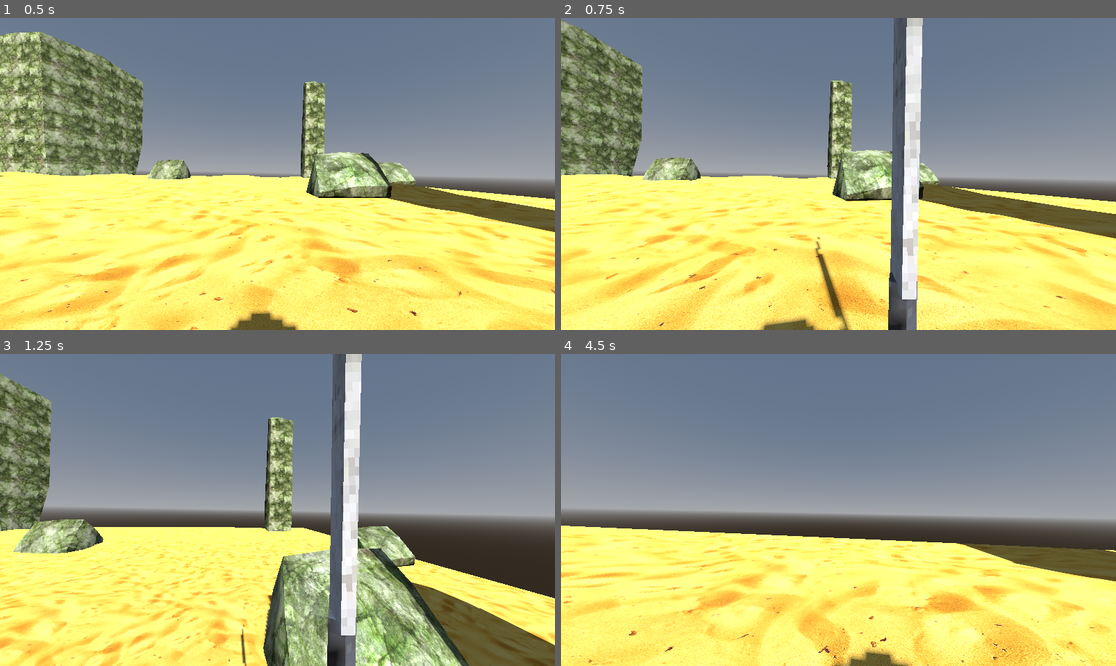
Above: before the commit, frames 1-4 (two rows, left to right).
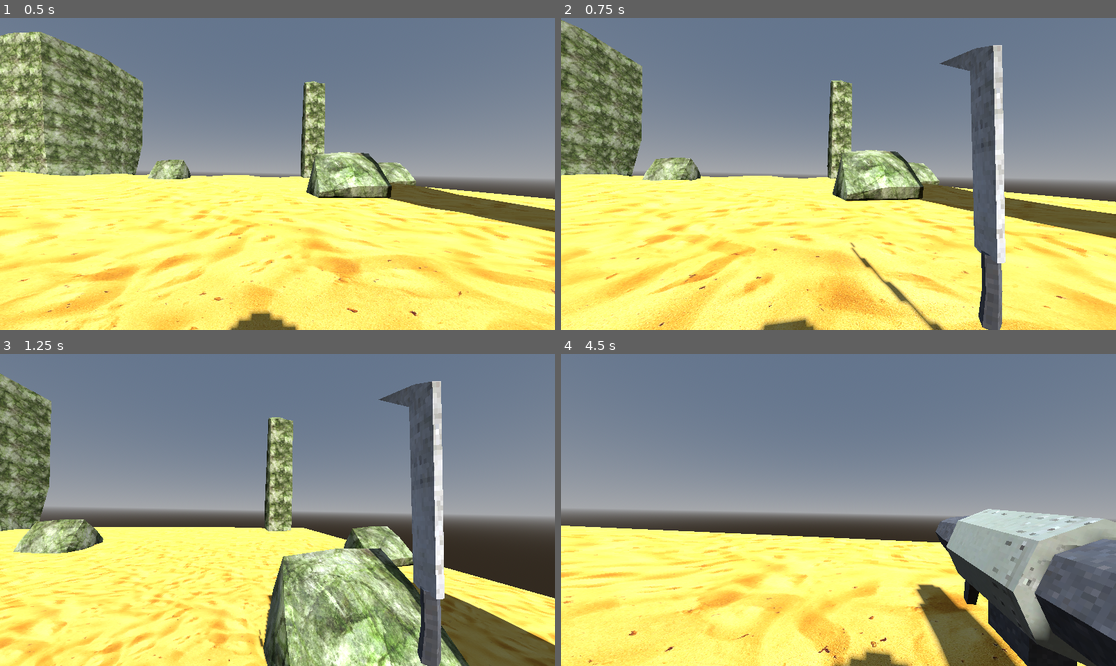
Above: after the commit, the same moments.

Repository: alxanderapollo/FPS_course
Game: Godot game, scene res://world.tscn
Same seed, same stepped clock (60 frames per second), same inputs: the game is played once before the commit and once after it.
Inputs (mouse positions are in pixels of both pictures, inside the frame that each line leads up to):
- Up to frame 1 (0.5 s): no input
- Up to frame 2 (0.75 s): tap Enter at 0.5 s; move the mouse to (866, 174) at 0.52 s; hold W (move_forward) from 0.53 s (still down); tap 1 at 0.6 s
- Up to frame 3 (1.25 s): keep holding W (move_forward); tap Space (jump) at 0.77 s
- Up to frame 4 (4.5 s): keep holding W (move_forward); move the mouse to (810, 510) at 1.27 s; tap 2 at 1.35 s; tap Space (jump) at 1.52, 3.02, 3.77 s; move the mouse to (849, 503) at 2.02 s; tap 3 at 2.1 s; move the mouse to (832, 516) at 2.77 s; tap 4 at 2.85 s; move the mouse to (877, 513) at 3.52 s; tap 5 at 3.6 s; move the mouse to (794, 506) at 4.27 s; tap 6 at 4.35 s

Frame 1 is identical in both runs. In frame 2, 11% of the frame differs, in the area x 45-81%, y 0-100%; in frame 3, 10%; in frame 4, 15%, in the area x 63-100%, y 49-100%.

Commit message:
missing the shotgun animation and then we're done with animations

Diff:
--- a/characters/player/player.tscn
+++ b/characters/player/player.tscn
@@ -14,9 +14,35 @@
 
 [sub_resource type="CapsuleMesh" id="CapsuleMesh_508ok"]
 
+[sub_resource type="Animation" id="Animation_x5dtk"]
+length = 0.001
+tracks/0/type = "value"
+tracks/0/imported = false
+tracks/0/enabled = true
+tracks/0/path = NodePath(".:position")
+tracks/0/interp = 1
+tracks/0/loop_wrap = true
+tracks/0/keys = {
+"times": PackedFloat32Array(0),
+"transitions": PackedFloat32Array(1),
+"update": 0,
+"values": [Vector3(0.6272116, -0.46467185, -0.28525758)]
+}
+tracks/1/type = "value"
+tracks/1/imported = false
+tracks/1/enabled = true
+tracks/1/path = NodePath(".:quaternion")
+tracks/1/interp = 1
+tracks/1/loop_wrap = true
+tracks/1/keys = {
+"times": PackedFloat32Array(0),
+"transitions": PackedFloat32Array(1),
+"update": 0,
+"values": [Quaternion(1.1292256e-08, -0.015072032, -0.10025068, 0.994848)]
+}
+
 [sub_resource type="Animation" id="Animation_rpf03"]
 resource_name = "attack"
-length = 0.5
 tracks/0/type = "value"
 tracks/0/imported = false
 tracks/0/enabled = true
@@ -24,10 +50,10 @@
 tracks/0/interp = 2
 tracks/0/loop_wrap = true
 tracks/0/keys = {
-"times": PackedFloat32Array(0, 0.13333334, 0.2, 0.4),
+"times": PackedFloat32Array(0, 0.07110337, 0.12084706, 0.19956993),
 "transitions": PackedFloat32Array(1, 1, 1, 1),
 "update": 0,
-"values": [Vector3(0, 0, 0), Vector3(0, 1.7250209, 0), Vector3(-0.9715404, -0.6768322, 0), Vector3(0, 0, 0)]
+"values": [Vector3(0.6272116, -0.46467185, -0.28525758), Vector3(0.6272116, 0.27104998, -0.39586866), Vector3(0.6272116, -0.39068514, -0.29638147), Vector3(0.6272116, -0.46467185, -0.28525758)]
 }
 tracks/1/type = "value"
 tracks/1/imported = false
@@ -36,61 +62,18 @@
 tracks/1/interp = 2
 tracks/1/loop_wrap = true
 tracks/1/keys = {
-"times": PackedFloat32Array(0, 0.1333, 0.20003332, 0.4),
+"times": PackedFloat32Array(0, 0.07110337, 0.12084706, 0.19942658),
 "transitions": PackedFloat32Array(1, 1, 1, 1),
 "update": 0,
-"values": [Quaternion(0, 0, 0, 1), Quaternion(-0.073485196, -0.15808712, -0.4111811, 0.8947282), Quaternion(-0.44638672, 0.13366124, -0.30914032, 0.8290391), Quaternion(0, 0, 0, 1)]
-}
-
-[sub_resource type="Animation" id="Animation_x5dtk"]
-length = 0.001
-tracks/0/type = "value"
-tracks/0/imported = false
-tracks/0/enabled = true
-tracks/0/path = NodePath(".:position")
-tracks/0/interp = 1
-tracks/0/loop_wrap = true
-tracks/0/keys = {
-"times": PackedFloat32Array(0),
-"transitions": PackedFloat32Array(1),
-"update": 0,
-"values": [Vector3(0, 0, 0)]
-}
-tracks/1/type = "value"
-tracks/1/imported = false
-tracks/1/enabled = true
-tracks/1/path = NodePath(".:quaternion")
-tracks/1/interp = 1
-tracks/1/loop_wrap = true
-tracks/1/keys = {
-"times": PackedFloat32Array(0),
-"transitions": PackedFloat32Array(1),
-"update": 0,
-"values": [Quaternion(0, 0, 0, 1)]
-}
-
-[sub_resource type="AnimationLibrary" id="AnimationLibrary_x5dtk"]
+"values": [Quaternion(1.1292256e-08, -0.015072032, -0.10025068, 0.994848), Quaternion(1.8425773e-08, -0.06170542, -0.41042984, 0.9098021), Quaternion(-0.6801831, -0.16549915, -0.119017944, 0.7041276), Quaternion(1.1292256e-08, -0.015072032, -0.10025068, 0.994848)]
+}
+
+[sub_resource type="AnimationLibrary" id="AnimationLibrary_3t07l"]
 _data = {
 &"RESET": SubResource("Animation_x5dtk"),
 &"attack": SubResource("Animation_rpf03")
 }
 
-[sub_resource type="Animation" id="Animation_3t07l"]
-resource_name = "attack_machineGun"
-length = 0.08
-tracks/0/type = "value"
-tracks/0/imported = false
-tracks/0/enabled = true
-tracks/0/path = NodePath(".:position")
-tracks/0/interp = 2
-tracks/0/loop_wrap = true
-tracks/0/keys = {
-"times": PackedFloat32Array(0, 0.050117187),
-"transitions": PackedFloat32Array(1, 1),
-"update": 0,
-"values": [Vector3(0, 0, 0), Vector3(0, 0, 0.4466201)]
-}
-
 [sub_resource type="Animation" id="Animation_on558"]
 length = 0.001
 tracks/0/type = "value"
@@ -104,39 +87,52 @@
 "transitions": PackedFloat32Array(1),
 "update": 0,
 "values": [Vector3(0, 0, 0)]
+}
+tracks/1/type = "value"
+tracks/1/imported = false
+tracks/1/enabled = true
+tracks/1/path = NodePath(".:quaternion")
+tracks/1/interp = 1
+tracks/1/loop_wrap = true
+tracks/1/keys = {
+"times": PackedFloat32Array(0),
+"transitions": PackedFloat32Array(1),
+"update": 0,
+"values": [Quaternion(0, 0, 0, 1)]
+}
+
+[sub_resource type="Animation" id="Animation_3t07l"]
+resource_name = "attack"
+length = 0.6
+tracks/0/type = "value"
+tracks/0/imported = false
+tracks/0/enabled = true
+tracks/0/path = NodePath(".:position")
+tracks/0/interp = 1
+tracks/0/loop_wrap = true
+tracks/0/keys = {
+"times": PackedFloat32Array(0, 0.10028535),
+"transitions": PackedFloat32Array(1, 1),
+"update": 0,
+"values": [Vector3(0, 0, 0), Vector3(0.0037829876, 0.023371696, 0.21853185)]
+}
+tracks/1/type = "value"
+tracks/1/imported = false
+tracks/1/enabled = true
+tracks/1/path = NodePath(".:quaternion")
+tracks/1/interp = 1
+tracks/1/loop_wrap = true
+tracks/1/keys = {
+"times": PackedFloat32Array(0, 0.10028535),
+"transitions": PackedFloat32Array(1, 1),
+"update": 0,
+"values": [Quaternion(0, 0, 0, 1), Quaternion(0, 1.0339758e-25, 3.4924597e-10, 1)]
 }
 
 [sub_resource type="AnimationLibrary" id="AnimationLibrary_gqopd"]
 _data = {
 &"RESET": SubResource("Animation_on558"),
-&"attack_machineGun": SubResource("Animation_3t07l")
-}
-
-[sub_resource type="Animation" id="Animation_icpky"]
-resource_name = "shotgun_attack"
-tracks/0/type = "value"
-tracks/0/imported = false
-tracks/0/enabled = true
-tracks/0/path = NodePath("Shotgun:position")
-tracks/0/interp = 2
-tracks/0/loop_wrap = true
-tracks/0/keys = {
-"times": PackedFloat32Array(0, 0.1),
-"transitions": PackedFloat32Array(1, 1),
-"update": 0,
-"values": [Vector3(-0.05969876, -0.007722497, 4.045519), Vector3(-0.05969876, -0.007722497, 6.926503)]
-}
-tracks/1/type = "value"
-tracks/1/imported = false
-tracks/1/enabled = true
-tracks/1/path = NodePath("Shotgun:quaternion")
-tracks/1/interp = 1
-tracks/1/loop_wrap = true
-tracks/1/keys = {
-"times": PackedFloat32Array(0, 0.1),
-"transitions": PackedFloat32Array(1, 1),
-"update": 0,
-"values": [Quaternion(-1.672648e-10, 0, 0, 1), Quaternion(-1.672648e-10, 0, 0, 1)]
+&"attack": SubResource("Animation_3t07l")
 }
 
 [sub_resource type="Animation" id="Animation_58jvb"]
@@ -167,10 +163,98 @@
 "values": [Quaternion(-1.672648e-10, 0, 0, 1)]
 }
 
+[sub_resource type="Animation" id="Animation_icpky"]
+resource_name = "attack"
+tracks/0/type = "value"
+tracks/0/imported = false
+tracks/0/enabled = true
+tracks/0/path = NodePath("Shotgun:position")
+tracks/0/interp = 2
+tracks/0/loop_wrap = true
+tracks/0/keys = {
+"times": PackedFloat32Array(0, 0.1),
+"transitions": PackedFloat32Array(1, 1),
+"update": 0,
+"values": [Vector3(-0.05969876, -0.007722497, 4.045519), Vector3(-0.05969876, -0.007722497, 6.926503)]
+}
+tracks/1/type = "value"
+tracks/1/imported = false
+tracks/1/enabled = true
+tracks/1/path = NodePath("Shotgun:quaternion")
+tracks/1/interp = 1
+tracks/1/loop_wrap = true
+tracks/1/keys = {
+"times": PackedFloat32Array(0, 0.1),
+"transitions": PackedFloat32Array(1, 1),
+"update": 0,
+"values": [Quaternion(-1.672648e-10, 0, 0, 1), Quaternion(-1.672648e-10, 0, 0, 1)]
+}
+
 [sub_resource type="AnimationLibrary" id="AnimationLibrary_8l73k"]
 _data = {
 &"RESET": SubResource("Animation_58jvb"),
-&"shotgun_attack": SubResource("Animation_icpky")
+&"attack": SubResource("Animation_icpky")
+}
+
+[sub_resource type="Animation" id="Animation_8l73k"]
+length = 0.001
+tracks/0/type = "value"
+tracks/0/imported = false
+tracks/0/enabled = true
+tracks/0/path = NodePath(".:position")
+tracks/0/interp = 1
+tracks/0/loop_wrap = true
+tracks/0/keys = {
+"times": PackedFloat32Array(0),
+"transitions": PackedFloat32Array(1),
+"update": 0,
+"values": [Vector3(0.88533324, -0.61905533, -4.1176085)]
+}
+tracks/1/type = "value"
+tracks/1/imported = false
+tracks/1/enabled = true
+tracks/1/path = NodePath(".:quaternion")
+tracks/1/interp = 1
+tracks/1/loop_wrap = true
+tracks/1/keys = {
+"times": PackedFloat32Array(0),
+"transitions": PackedFloat32Array(1),
+"update": 0,
+"values": [Quaternion(-0.05017462, 0, 0, 0.9987405)]
+}
+
+[sub_resource type="Animation" id="Animation_gqopd"]
+resource_name = "attack"
+length = 0.5
+tracks/0/type = "value"
+tracks/0/imported = false
+tracks/0/enabled = true
+tracks/0/path = NodePath(".:position")
+tracks/0/interp = 2
+tracks/0/loop_wrap = true
+tracks/0/keys = {
+"times": PackedFloat32Array(0, 0.30014843),
+"transitions": PackedFloat32Array(1, 1),
+"update": 0,
+"values": [Vector3(0.88533324, -0.61905533, -4.1176085), Vector3(0.88533324, -0.57298934, -3.811203)]
+}
+tracks/1/type = "value"
+tracks/1/imported = false
+tracks/1/enabled = true
+tracks/1/path = NodePath(".:quaternion")
+tracks/1/interp = 2
+tracks/1/loop_wrap = true
+tracks/1/keys = {
+"times": PackedFloat32Array(0, 0.30014843),
+"transitions": PackedFloat32Array(1, 1),
+"update": 0,
+"values": [Quaternion(-0.05017462, 0, 0, 0.9987405), Quaternion(-0.050174616, 0, 0, 0.9987405)]
+}
+
+[sub_resource type="AnimationLibrary" id="AnimationLibrary_aqrcq"]
+_data = {
+&"RESET": SubResource("Animation_8l73k"),
+&"attack": SubResource("Animation_gqopd")
 }
 
 [node name="Player" type="CharacterBody3D"]
@@ -202,21 +286,20 @@
 visible = false
 
 [node name="Graphics" type="Node3D" parent="Camera3D/Weapon Manager/Weapons/Machete"]
-transform = Transform3D(1.0000004, 0, 0, 0, 1.0000001, 0, 0, 0, 0.99999976, 0, 0, 0)
+transform = Transform3D(0.7761967, 0.15807585, -0.023765663, -0.15807593, 0.77655643, 0.0023948443, 0.023765678, 0.0023948806, 0.79212546, 0.6272116, -0.46467185, -0.28525758)
 rotation_edit_mode = 1
 
 [node name="Machete_mm" parent="Camera3D/Weapon Manager/Weapons/Machete/Graphics" instance=ExtResource("5_dirf7")]
-transform = Transform3D(1, 0, 0, 0, 0.99550605, 0.09469907, 0, -0.094699085, 0.99550605, 0, 0, 0)
+transform = Transform3D(0.965418, -0.2603213, 0.014171481, 0.25780946, 0.96135896, 0.09655807, -0.03876, -0.0895653, 0.9952269, 0, 0.6047916, -0.09092665)
+rotation_edit_mode = 1
 
 [node name="AnimationPlayer" type="AnimationPlayer" parent="Camera3D/Weapon Manager/Weapons/Machete/Graphics"]
 libraries = {
-&"": SubResource("AnimationLibrary_x5dtk")
-}
-autoplay = "attack"
+&"": SubResource("AnimationLibrary_3t07l")
+}
 
 [node name="MachineGun" type="Node3D" parent="Camera3D/Weapon Manager/Weapons"]
-transform = Transform3D(0.9974082, -0.071301304, -0.00964031, 0.071150444, 0.9575101, 0.27948564, -0.010696996, -0.2794472, 0.96010154, -0.024261892, -0.027887583, -0.31942272)
-visible = false
+transform = Transform3D(0.9974082, -0.071301304, -0.009640308, 0.071643725, 0.9965574, 0.04172177, 0.0066323103, -0.042304218, 0.9990829, -0.024261892, -0.027887583, -0.31942272)
 
 [node name="Graphics" type="Node3D" parent="Camera3D/Weapon Manager/Weapons/MachineGun"]
 transform = Transform3D(1.0000001, 0, 0, 0, 1, 0, 0, 0, 1, 0, 0, 0)
@@ -226,14 +309,18 @@
 libraries = {
 &"": SubResource("AnimationLibrary_gqopd")
 }
+autoplay = "RESET"
 
 [node name="MachineGun_mm" parent="Camera3D/Weapon Manager/Weapons/MachineGun/Graphics" instance=ExtResource("4_c6leb")]
-transform = Transform3D(0.29138628, 0, 0, 0, 0.36248112, 0.07420517, 0, -0.056238137, 0.478287, 0, 0, 0)
+transform = Transform3D(0.29138622, 2.8521754e-09, 0, 9.313226e-10, 0.36248112, 0.07420516, 1.8626451e-09, -0.056238137, 0.478287, 0.026876986, 0.04972446, 0.47719836)
 
 [node name="Shotgun" type="Node3D" parent="Camera3D/Weapon Manager/Weapons"]
+transform = Transform3D(1, 0, 0, 0, 0.9904804, -0.13765201, 0, 0.13765201, 0.9904804, 0.09380251, -0.137236, 0.66601455)
+rotation_edit_mode = 1
+visible = false
 
 [node name="Graphics" type="Node3D" parent="Camera3D/Weapon Manager/Weapons/Shotgun"]
-transform = Transform3D(1, 0, 0, 0, 1, 0, 0, 0, 1.0000001, 0, 0, 0)
+transform = Transform3D(1, 0, 0, 0, 0.99999994, 0, 0, 0, 0.99999994, 0, 0, 0)
 rotation_edit_mode = 1
 
 [node name="AnimationPlayer" type="AnimationPlayer" parent="Camera3D/Weapon Manager/Weapons/Shotgun/Graphics"]
@@ -245,20 +332,30 @@
 [node name="Shotgun" parent="Camera3D/Weapon Manager/Weapons/Shotgun/Graphics" instance=ExtResource("6_rpf03")]
 transform = Transform3D(1, 0, 0, 0, 0.9999999, 3.3452957e-10, 0, -3.3452957e-10, 0.9999999, -0.05969876, -0.007722497, 4.045519)
 rotation_edit_mode = 1
-visible = false
 
 [node name="RocketLauncher" type="Node3D" parent="Camera3D/Weapon Manager/Weapons"]
 transform = Transform3D(1, 0, 0, 0, 1, 0, 0, 0, 1, -0.2312035, 0.08443797, 3.4089165)
+visible = false
 
 [node name="Graphics" type="Node3D" parent="Camera3D/Weapon Manager/Weapons/RocketLauncher"]
-transform = Transform3D(1, 0, 0, 0, 0.99999994, -2.3841858e-07, 0, 4.656613e-10, 1.0000001, 0, 0, 0)
+transform = Transform3D(1, 0, 0, 0, 0.99496484, 0.10022284, 0, -0.100222826, 0.994965, 0.88533324, -0.61905533, -4.1176085)
+rotation_edit_mode = 1
 
 [node name="AnimationPlayer" type="AnimationPlayer" parent="Camera3D/Weapon Manager/Weapons/RocketLauncher/Graphics"]
+libraries = {
+&"": SubResource("AnimationLibrary_aqrcq")
+}
+autoplay = "RESET"
 
 [node name="RocketLauncher" parent="Camera3D/Weapon Manager/Weapons/RocketLauncher/Graphics" instance=ExtResource("7_x5dtk")]
-transform = Transform3D(0.98324853, -0.027073396, -0.18024795, 0.027098566, 0.99963003, -0.00232324, 0.18024418, -0.0026001632, 0.9836183, 0, 0, 0)
+transform = Transform3D(0.59663284, -0.016428072, -0.10937402, 0.016443346, 0.60657305, -0.0014097374, 0.109371744, -0.0015777722, 0.59685725, -0.09115744, 0, 0)
+
+[node name="Timer" type="Timer" parent="Camera3D/Weapon Manager"]
+autostart = true
 
 [node name="CharacterMover" parent="." instance=ExtResource("3_exd8k")]
 
 [node name="HealthManager" parent="." instance=ExtResource("4_5dc8e")]
 verbose = true
+
+[connection signal="timeout" from="Camera3D/Weapon Manager/Timer" to="Camera3D/Weapon Manager" method="test_attack_animation"]
--- a/characters/player/weapon_manager.gd
+++ b/characters/player/weapon_manager.gd
@@ -39,3 +39,8 @@
 	else: cur_weapon.show()
 
 	return false
+
+
+func test_attack_animation():
+	for weapon in weapons:
+		weapon.get_node("Graphics/AnimationPlayer").play("attack")
Not shown: 1 places in characters/player/player.tscn that only renumber resources
